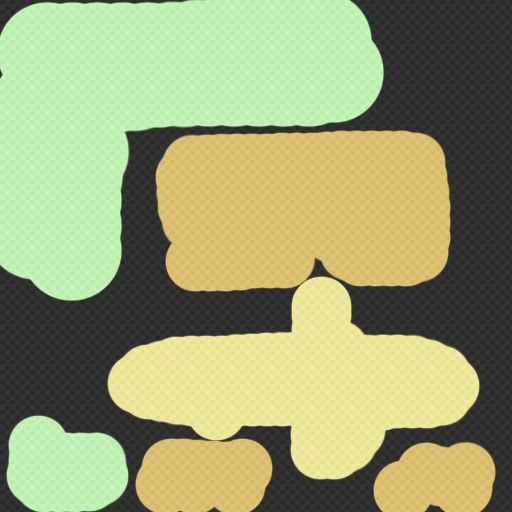
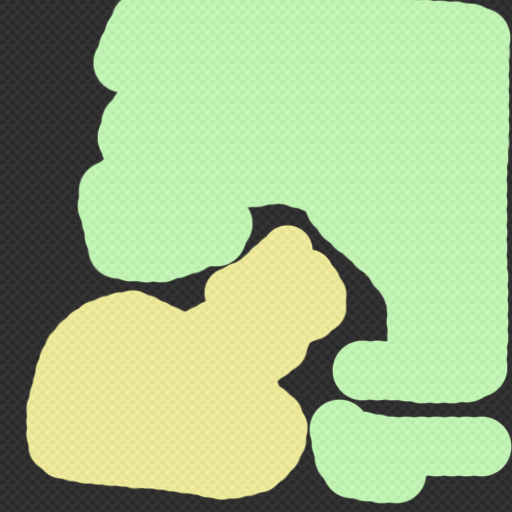
Layered file, before and after one edit (512px x 512px). Changes by layer:
painted on "Layer 2" over [0, 0, 512, 512]
painted on "Layer 0" over [21, 12, 495, 501]
